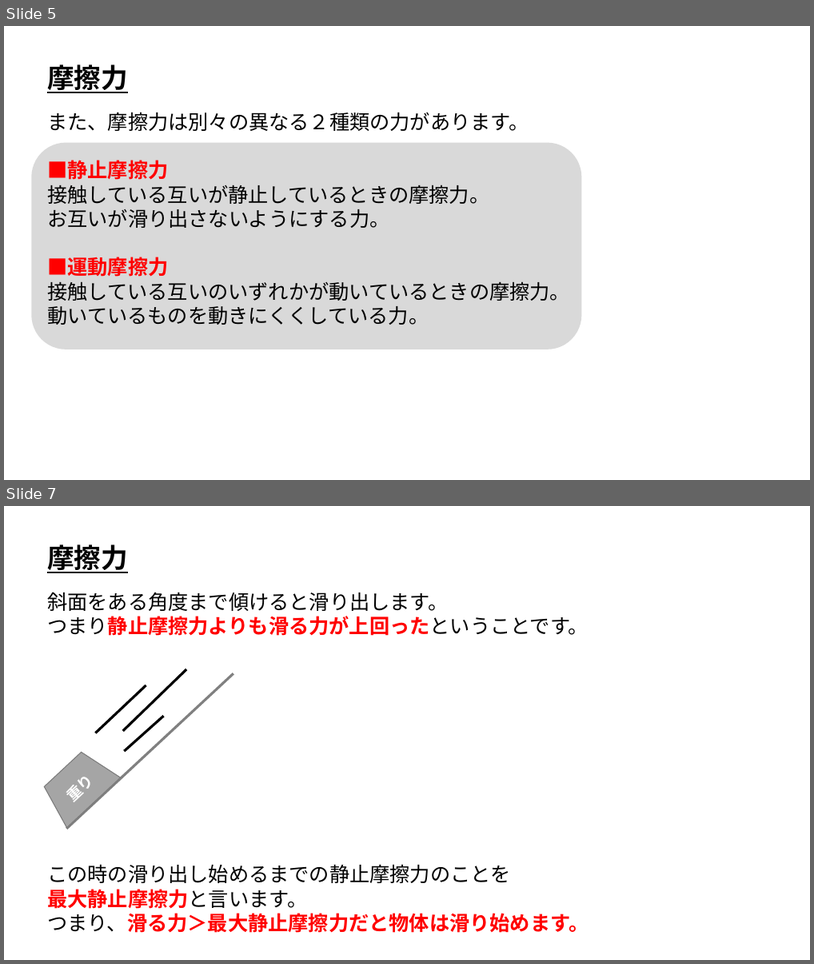
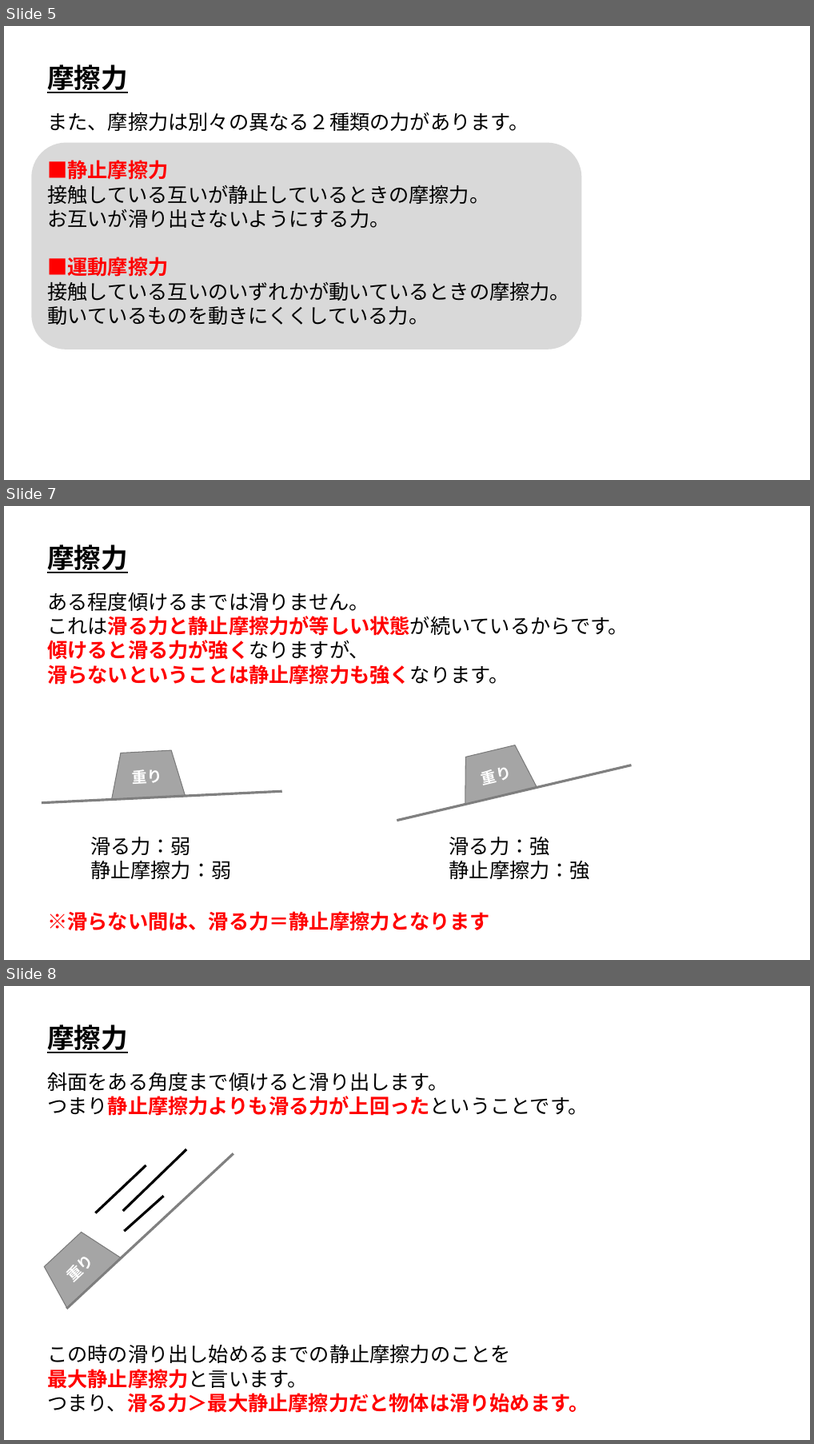
Before and after one commit to ArakiYusuke-Ohara/Textbook, a slide deck: ゲーム科2年/00_前期/ゲーム開発Ⅰ/ゲーム物理学/座学/17_摩擦力.pptx. Shown one above the other, each under a label of ours: slides 5 and 7 before the commit, slides 5, 7 and 8 after it; the slides between them are not shown. The pictures are 814x964 and 814x1444 pixels, drawn with LibreOffice and Linux fonts; fonts in the diff are those of the drawing. Boxes give left, top, right and bottom in pixels: in the first picture for what was removed or moved away, otherwise in the second. Text is boxed around its words. In the diff, an @@ line names an element or a change of style, - is before the commit and + after.

Commit message:
摩擦力、合力修正

```diff
--- a/ゲーム科2年/00_前期/ゲーム開発Ⅰ/ゲーム物理学/座学/17_摩擦力.pptx
+++ b/ゲーム科2年/00_前期/ゲーム開発Ⅰ/ゲーム物理学/座学/17_摩擦力.pptx
@@ slide 7 added at (x1=4, y1=506, x2=810, y2=960), background #FFFFFF @@
@@ text added at (x1=47, y1=544, x2=128, y2=573), 32 pt, text #000000, bold, underline @@
+摩擦力
@@ text added at (x1=47, y1=592, x2=629, y2=684), 24 pt, text #FF0000, bold @@
+ある程度傾けるまでは滑りません。
+これは滑る力と静止摩擦力が等しい状態が続いているからです。
+傾けると滑る力が強くなりますが、
+滑らないということは静止摩擦力も強くなります。
@@ trapezoid added at (x1=455, y1=743, x2=537, y2=804), fill #A5A5A5, outline #7A7A7A 1 pt, 18 pt, text #FFFFFF, bold @@
+重り
@@ trapezoid added at (x1=110, y1=750, x2=185, y2=799), fill #A5A5A5, outline #7A7A7A 1 pt, 18 pt, text #FFFFFF, bold @@
+重り
@@ line added from (398, 820) to (632, 765), #808080 3 pt @@
@@ line added from (42, 803) to (282, 791), #808080 3 pt @@
@@ text added at (x1=90, y1=836, x2=231, y2=879), 24 pt, text #000000 @@
+滑る力：弱
+静止摩擦力：弱
@@ text added at (x1=450, y1=836, x2=590, y2=879), 24 pt, text #000000 @@
+滑る力：強
+静止摩擦力：強
@@ text added at (x1=47, y1=911, x2=490, y2=931), 24 pt, text #FF0000, bold @@
+※滑らない間は、滑る力＝静止摩擦力となります
@@ what was slide 7 is now slide 8 @@
```
Also in this commit, not shown: 2 slides changed, 1 other file.
